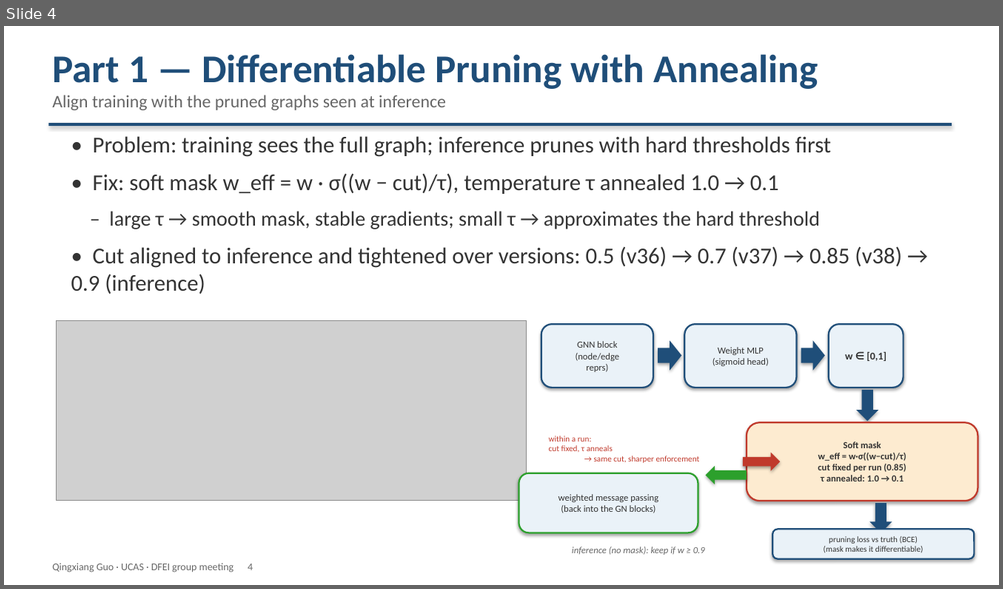
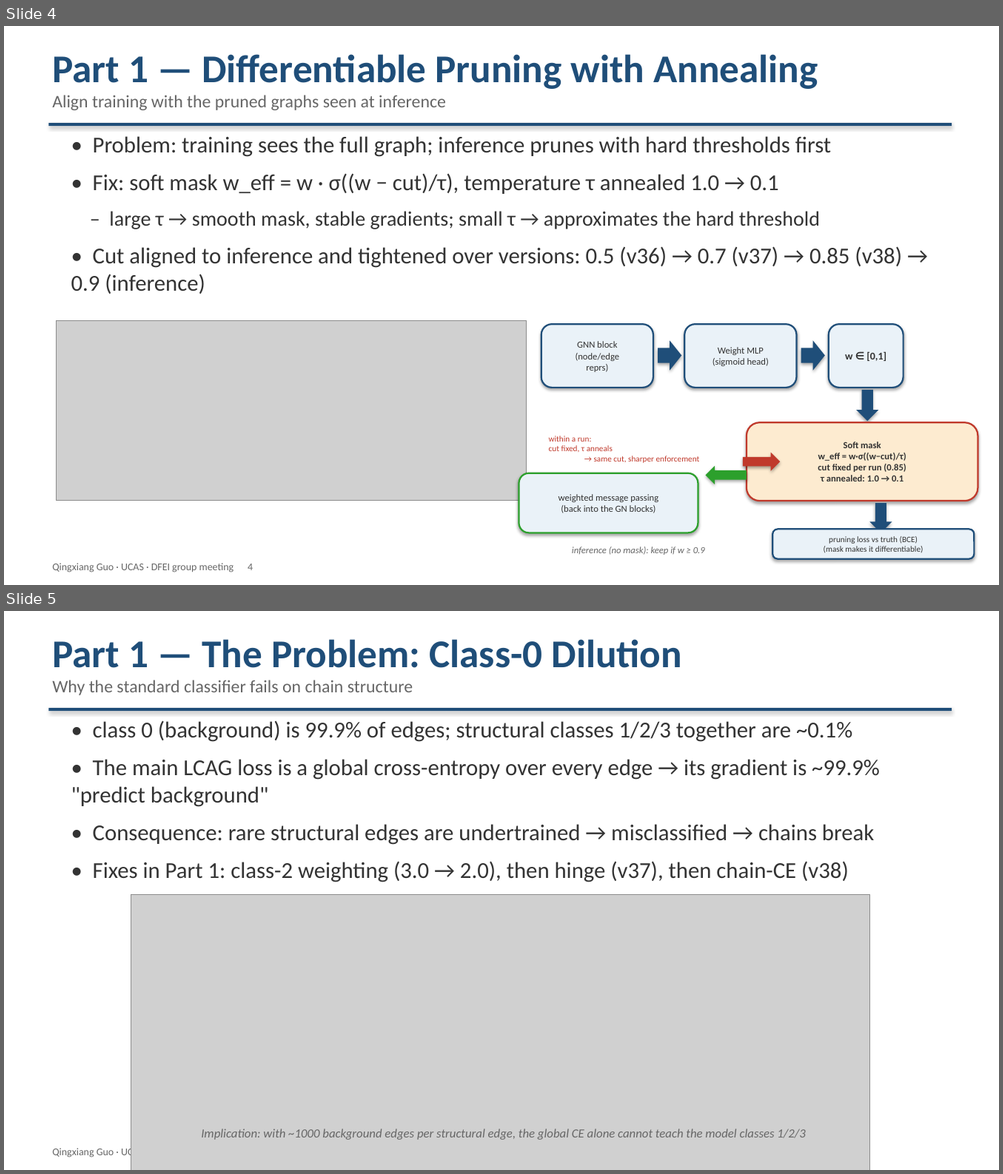
Before and after one commit to Aniedrew/dfei_ift, a slide deck: meeting_figs/DFEI_progress_20260902_EN.pptx. Shown one above the other, each under a label of ours: slide 4 before the commit, slides 4 and 5 after it. The pictures are 1003x589 and 1003x1174 pixels, drawn with LibreOffice and Linux fonts; fonts in the diff are those of the drawing; grey boxes stand for pictures. Boxes give left, top, right and bottom in pixels: in the first picture for what was removed or moved away, otherwise in the second. Text is boxed around its words. In the diff, an @@ line names an element or a change of style, - is before the commit and + after.

Commit message:
docs: split LCA slide into 3 pages (dilution problem / hinge / chain-CE)
- New S5: the class-0 dilution problem (new single-panel figure)
- New S6: hinge (v37) — mechanism schematic showing where confidence
  comes from (LCAG softmax, max pk) and where the loss lives (truth-chain
  edges only) + loss curve
- New S7: chain-CE (v38) — CE = -log(p_true) curve + where chain-CE is
  applied vs the global CE
- Renumbered deck 1-16; trimmed a now-redundant bullet on the imbalance slide

```diff
--- a/meeting_figs/DFEI_progress_20260902_EN.pptx
+++ b/meeting_figs/DFEI_progress_20260902_EN.pptx
@@ slide 5 added at box(4, 611, 999, 1170), background #FFFFFF @@
@@ text added at box(52, 639, 682, 695), 17 pt, text #666666 @@
+Part 1 — The Problem: Class-0 Dilution
+Why the standard classifier fails on chain structure
@@ rectangle added at box(48, 708, 951, 711), fill #1F4E79 @@
@@ text added at box(71, 721, 879, 883), 22 pt, text #333333 @@
+• class 0 (background) is 99.9% of edges; structural classes 1/2/3 together are ~0.1%
+• The main LCAG loss is a global cross-entropy over every edge → its gradient is ~99.9% "predict background"
+• Consequence: rare structural edges are undertrained → misclassified → chains break
+• Fixes in Part 1: class-2 weighting (3.0 → 2.0), then hinge (v37), then chain-CE (v38)
@@ picture added at box(131, 894, 870, 1170) @@
@@ text added at box(201, 1129, 805, 1140), 12 pt, text #666666, italic @@
+Implication: with ~1000 background edges per structural edge, the global CE alone cannot teach the model classes 1/2/3
@@ text added at box(52, 1147, 144, 1159), 10 pt, text #666666 @@
+Qingxiang Guo · UCAS · DFEI group meeting 5
```
Also in this commit, not shown: 10 slides changed, 1 other slide added, 5 other files.
